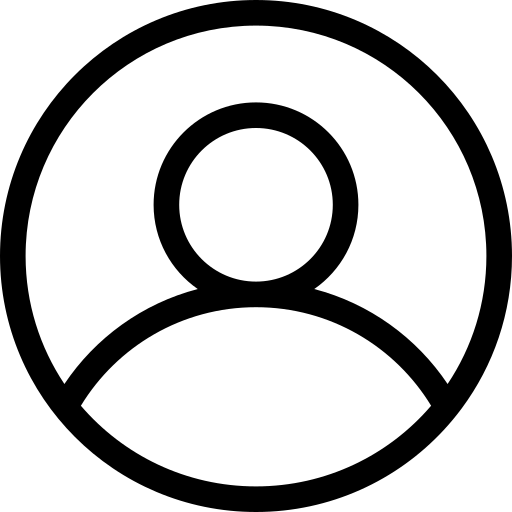
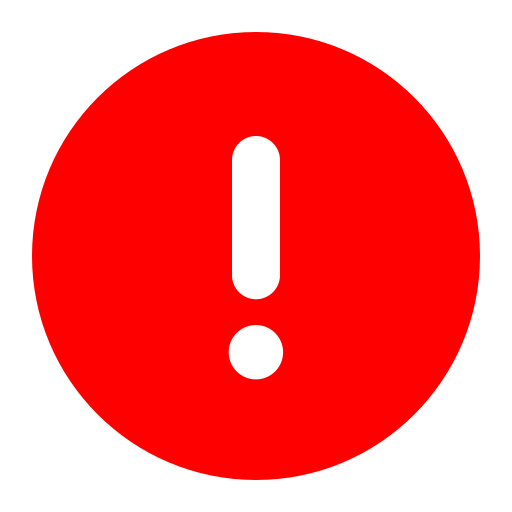
Revision of a layered 512 x 512 image; what changed, layer by layer:
added layer "alert" above "setting" over [32, 32, 480, 480]
hid "person" over [0, 0, 512, 512]
